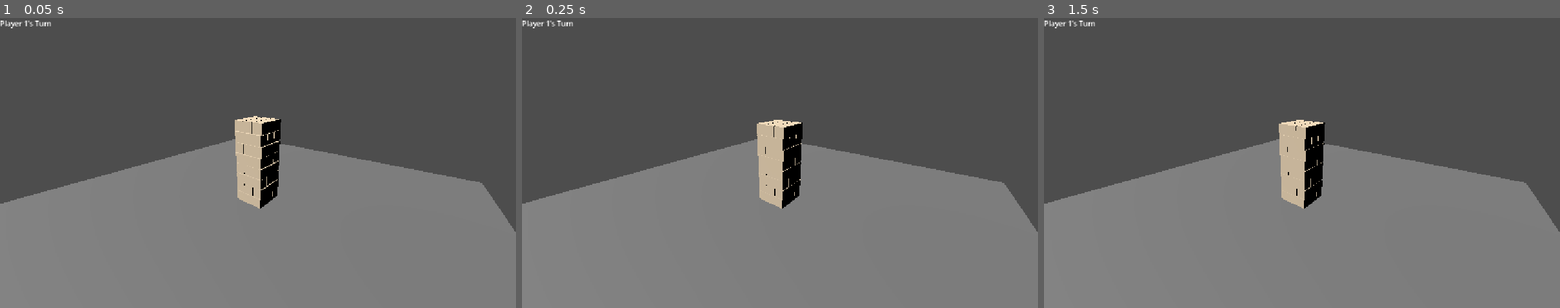
Above: before the commit, frames 1-3 (left to right).
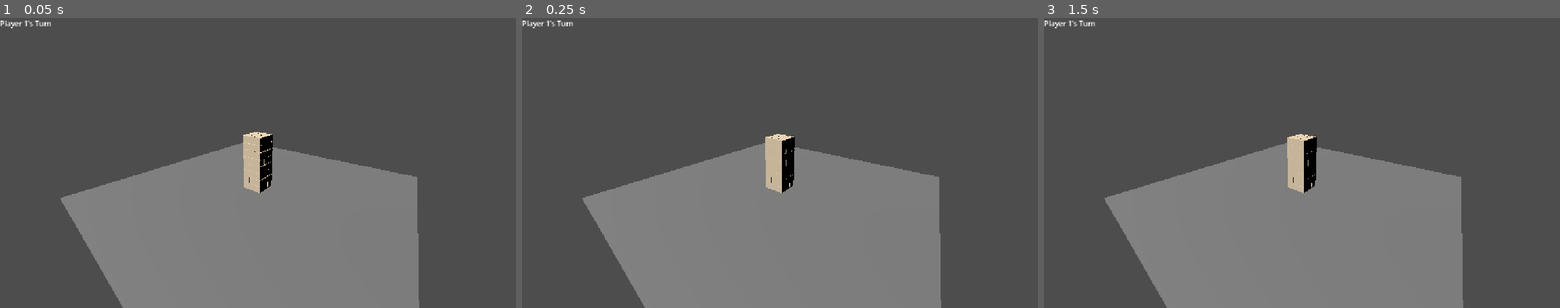
Above: after the commit, the same moments.

Repository: JoshuaG101/Godot_Game_Jam-HoboFight
Game: Godot game, scene res://Minigames/Jenga/Scenes/JengaGame.tscn
Two runs of this game, one before a commit and one after it. Both use one fixed random seed, a clock stepped at 60 frames per second and the inputs below.
Inputs (mouse positions are in pixels of both pictures, inside the frame that each line leads up to):
- Up to frame 1 (0.05 s): no input
- Up to frame 2 (0.25 s): no input
- Up to frame 3 (1.5 s): tap Enter (ui_accept) at 0.5, 0.77, 1.25 s; move the mouse to (1415, 148) at 0.52 s; tap E at 0.6, 1.35 s; click (1415, 148) at 0.67 s; move the mouse to (1198, 177) at 1.27 s; click (1198, 177) at 1.42 s

The runs differ from the first frame. In frame 1, 18% of the frame differs, in the area x 0-100%, y 33-100%; in frame 2, 18%; in frame 3, 18%.

Commit message:
fixed debug
changed -0.1 of the tower realizing it fell to 0.1

Diff:
--- a/board/Minigames/Jenga/Scenes/JengaGame.tscn
+++ b/board/Minigames/Jenga/Scenes/JengaGame.tscn
@@ -21,7 +21,7 @@
 shape = SubResource("BoxShape3D_4owis")
 
 [node name="Camera3D" type="Camera3D" parent="." unique_id=324096736]
-transform = Transform3D(0.79335314, -0.21070284, 0.571135, 0, 0.93819135, 0.34611708, -0.6087617, -0.27459309, 0.74431705, 5.5, 5.5, 7)
+transform = Transform3D(0.80644447, -0.31771055, 0.49870566, 0, 0.8433914, 0.53729963, -0.59130985, -0.4333023, 0.68014836, 8.223772, 7.150649, 10.549686)
 
 [node name="DirectionalLight3D" type="DirectionalLight3D" parent="." unique_id=1238003279]
 transform = Transform3D(0.8660254, 0.35355338, -0.35355338, 0, 0.70710677, 0.70710677, 0.5, -0.6123724, 0.6123724, 0, 0, 0)
--- a/board/Minigames/Jenga/Scripts/jenga_game.gd
+++ b/board/Minigames/Jenga/Scripts/jenga_game.gd
@@ -241,7 +241,7 @@
 func check_tower_collapsed() -> bool:
 	for block in get_tree().get_nodes_in_group("jenga_blocks"):
 		# A block has fallen below the floor area.
-		if block.global_position.y < -0.1:
+		if block.global_position.y < 0.1:
 			return true
 
 		# A block has moved too far away from the tower.
